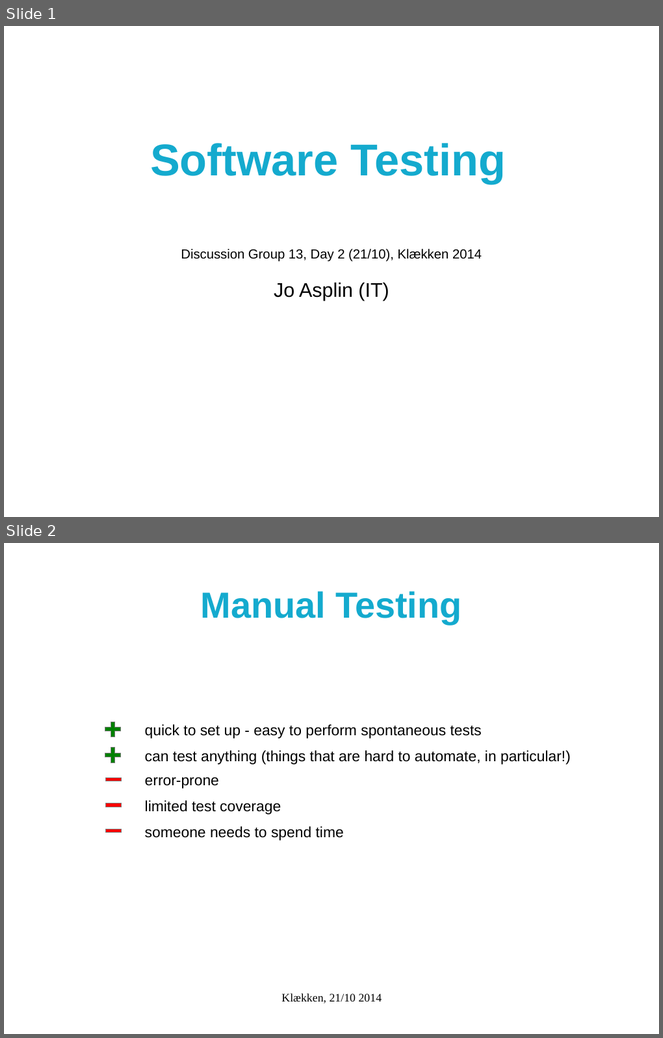
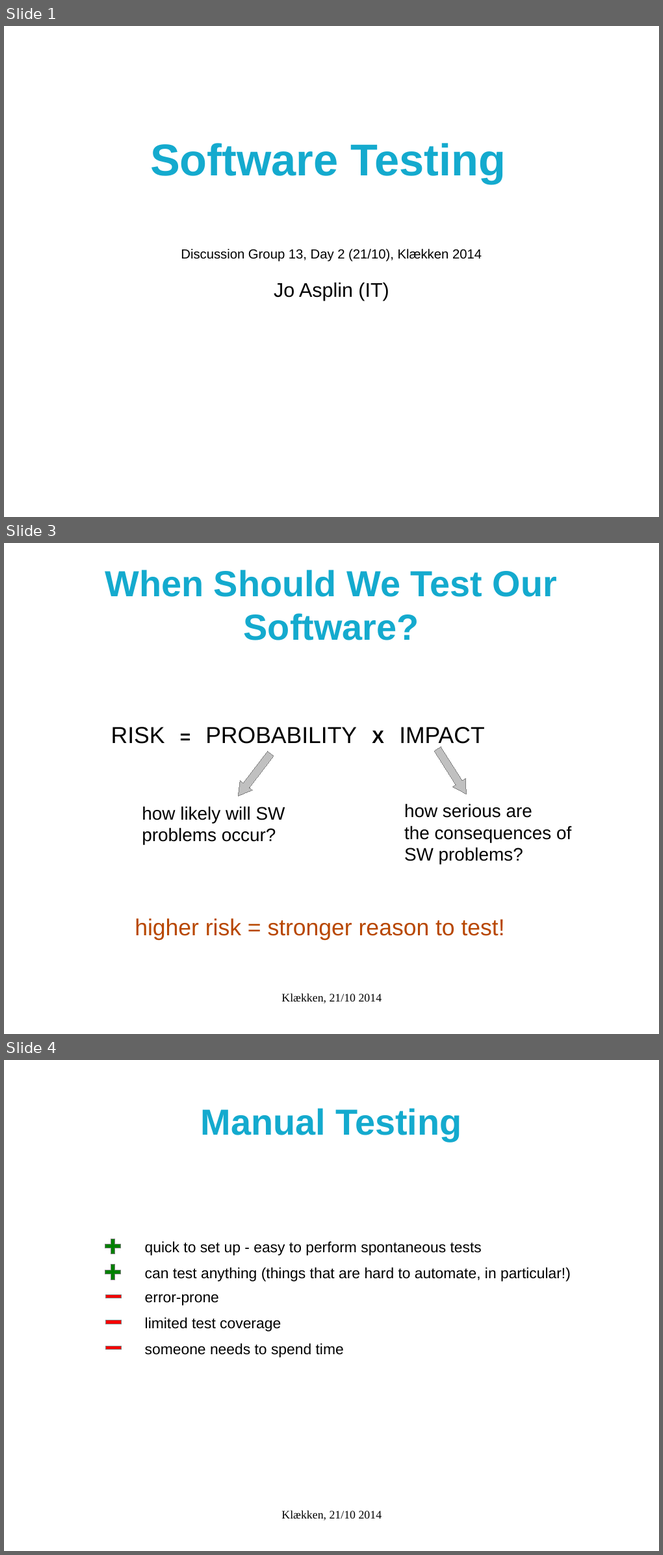
Before and after one commit to metno/mgp, a slide deck: klekken_2014/sw-testing/sw-testing.odp. Shown one above the other, each under a label of ours: slides 1 and 2 before the commit, slides 1, 3 and 4 after it; the slides between them are not shown. The pictures are 663x1038 and 663x1555 pixels, drawn with LibreOffice and Linux fonts; fonts in the diff are those of the drawing; background and template pictures are left out. Boxes give left, top, right and bottom in pixels: in the first picture for what was removed or moved away, otherwise in the second. Text is boxed around its words. In the diff, an @@ line names an element or a change of style, - is before the commit and + after.

```diff
--- a/klekken_2014/sw-testing/sw-testing.odp
+++ b/klekken_2014/sw-testing/sw-testing.odp
@@ slide 3 added at bbox=[4, 543, 659, 1034], background #FFFFFF @@
@@ title added at bbox=[105, 570, 557, 641], 44 pt, text #14AACE, bold @@
+When Should We Test Our Software?
@@ text added at bbox=[111, 727, 484, 748], 28 pt, text #000000 @@
+RISK = PROBABILITY X IMPACT
@@ right arrow added at bbox=[232, 749, 277, 801], fill #C0C0C0, outline #808080 0 pt @@
@@ right arrow added at bbox=[432, 745, 473, 798], fill #C0C0C0, outline #808080 0 pt @@
@@ text added at bbox=[142, 806, 285, 845], 22 pt, text #000000 @@
+how likely will SW
+problems occur?
@@ text added at bbox=[404, 804, 571, 865], 22 pt, text #000000 @@
+how serious are
+the consequences of
+SW problems?
@@ text added at bbox=[135, 919, 505, 940], 28 pt, text #B84700 @@
+higher risk = stronger reason to test!
@@ text added at bbox=[282, 993, 382, 1004], 14 pt, text #000000 @@
+Klækken, 21/10 2014
@@ what was slide 2 is now slide 4 @@
```
Also in this commit, not shown: 3 slides changed, 2 other slides added, 2 slides removed, 1 other file.
